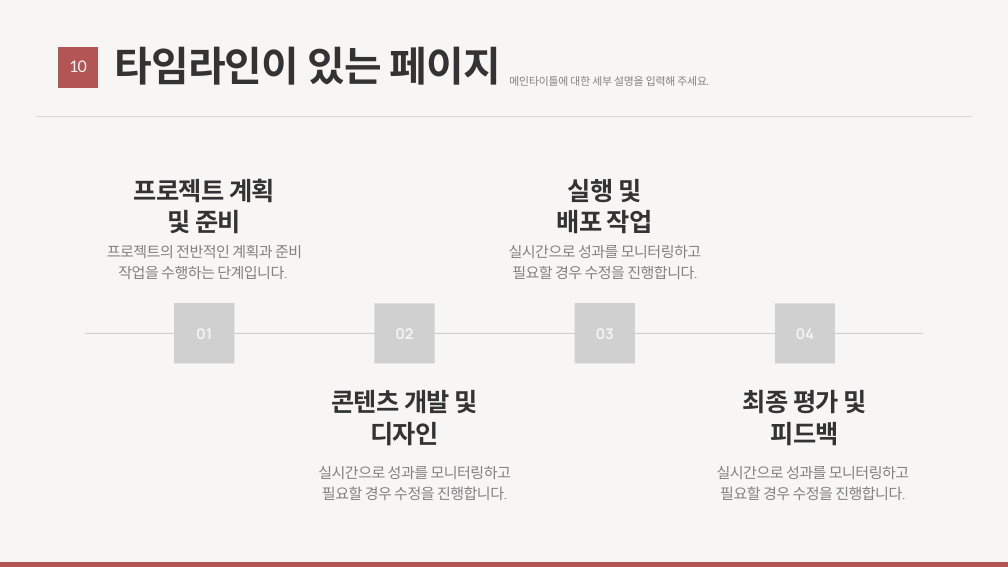
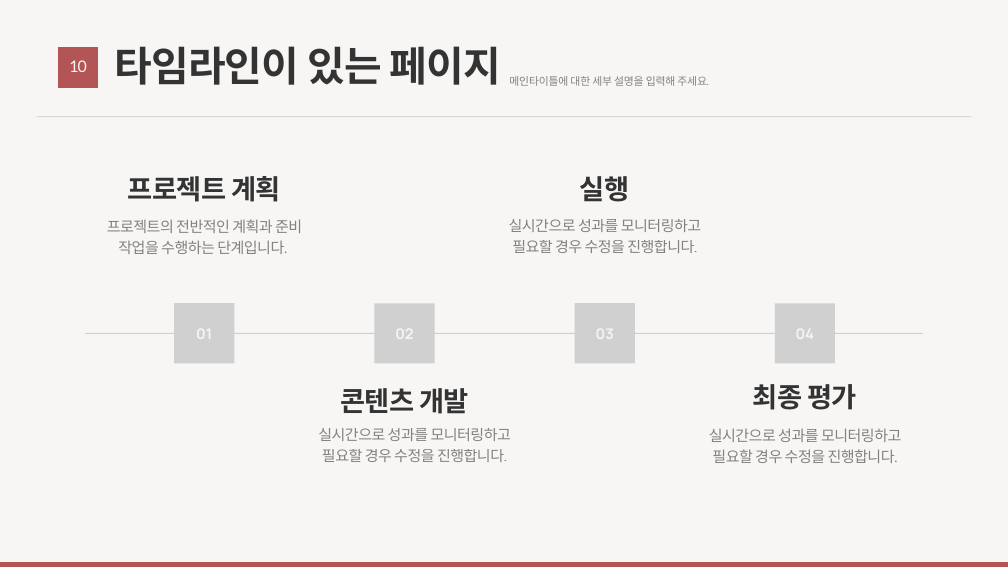
Before and after one commit to JiyouKim9603/project-ai, a slide deck: slide 11 of backend/template.pptx. Drawn at 1008x567 pixels with LibreOffice and Linux fonts; fonts in the diff are those of the drawing; grey boxes stand for pictures; background and template pictures are left out. Boxes give left, top, right and bottom in pixels: in the first picture for what was removed or moved away, otherwise in the second. Text is boxed around its words. In the diff, an @@ line names an element or a change of style, - is before the commit and + after.

```diff
--- a/backend/template.pptx
+++ b/backend/template.pptx
@@ text "프로젝트 계획" at (x1=128, y1=176, x2=281, y2=202): size 36.1 to 39 pt @@
@@ text at (x1=580, y1=176, x2=630, y2=202): text changed; size 36.1 to 39 pt @@
-실행 및
-배포 작업
+실행
@@ text "프로젝트의 전반적인 계획과 준비 작업을 ..." moved from (x1=107, y1=245, x2=302, y2=279) to (x1=107, y1=219, x2=302, y2=254) @@
@@ text at (x1=167, y1=210, x2=241, y2=234): paragraph removed @@
-및 준비
@@ text "실시간으로 성과를 모니터링하고 필요할 경우 ..." moved from (x1=509, y1=245, x2=701, y2=279) to (x1=509, y1=219, x2=701, y2=253) @@
@@ text at (x1=340, y1=388, x2=469, y2=414): text changed; size 36.1 to 39 pt @@
-콘텐츠 개발 및
-디자인
+콘텐츠 개발
@@ text at (x1=753, y1=384, x2=857, y2=410): text changed; size 36.1 to 39 pt @@
-최종 평가 및
-피드백
+최종 평가
@@ text "실시간으로 성과를 모니터링하고 필요할 경우 ..." moved from (x1=318, y1=466, x2=511, y2=500) to (x1=318, y1=428, x2=511, y2=462) @@
@@ text "실시간으로 성과를 모니터링하고 필요할 경우 ..." moved from (x1=717, y1=466, x2=909, y2=500) to (x1=709, y1=428, x2=901, y2=463) @@
```
Also in this commit, not shown: 6 other slides changed, 3 other files.
